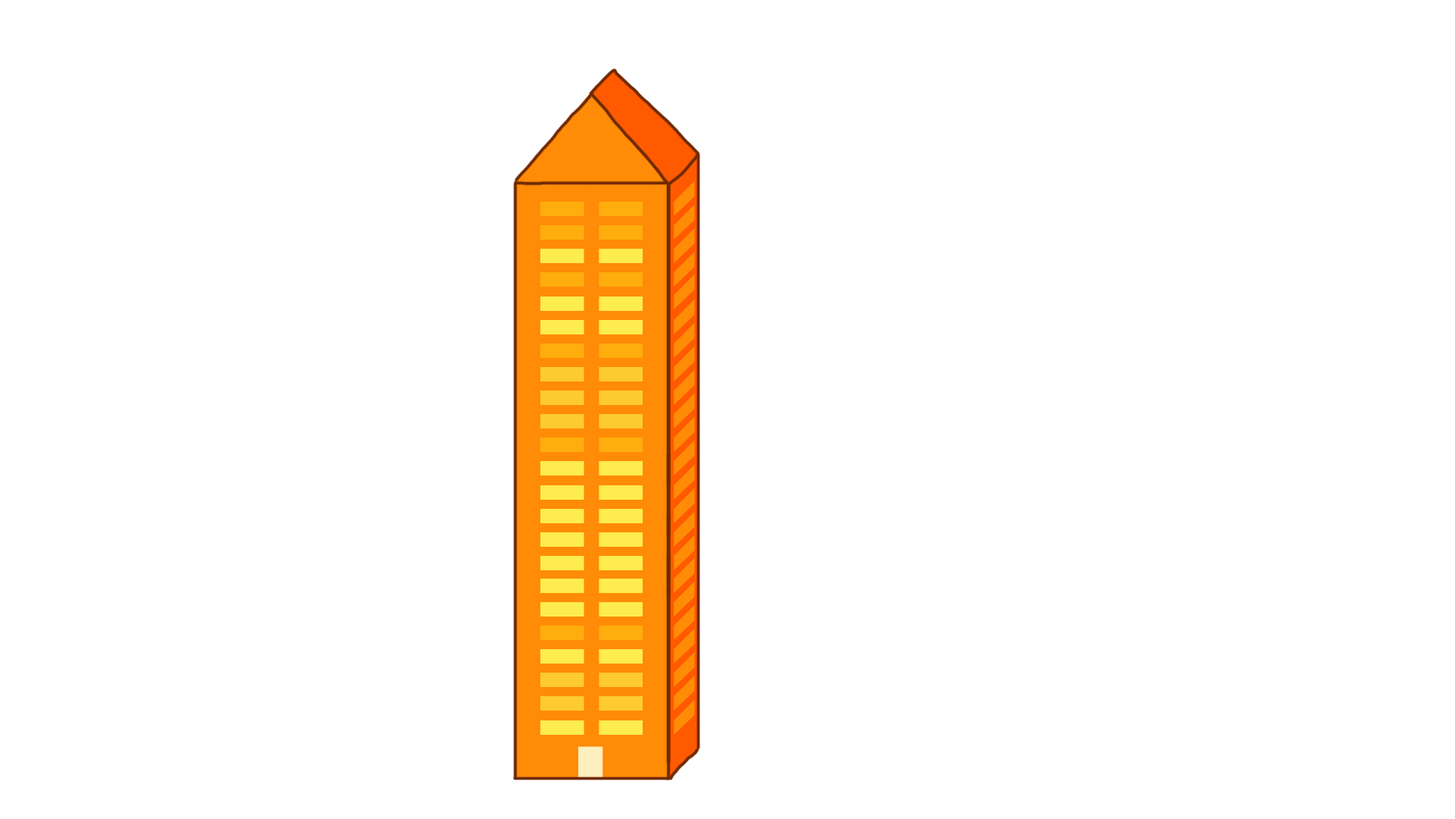
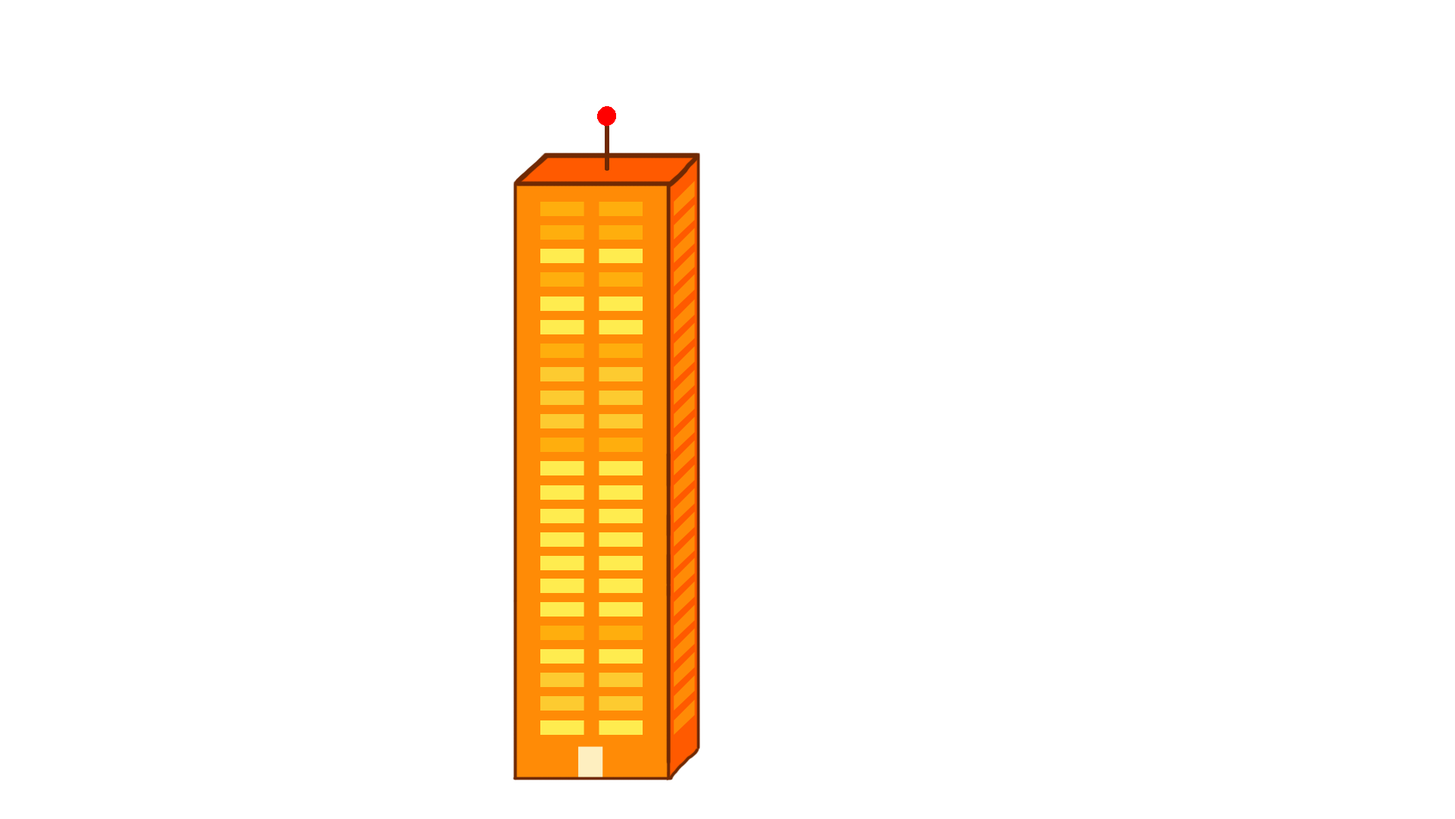
Comparing the layer stacks of the two 1455px x 819px images. Changes:
added layer "Ebene 5" above "Ebene 4" over left=597, top=106, right=617, bottom=171
added layer "Ebene 4" above "Form 19 Kopie 22" over left=513, top=100, right=701, bottom=188
hid "Form 19" over left=673, top=180, right=680, bottom=185
hid "Ebene 3" over left=513, top=68, right=701, bottom=188
